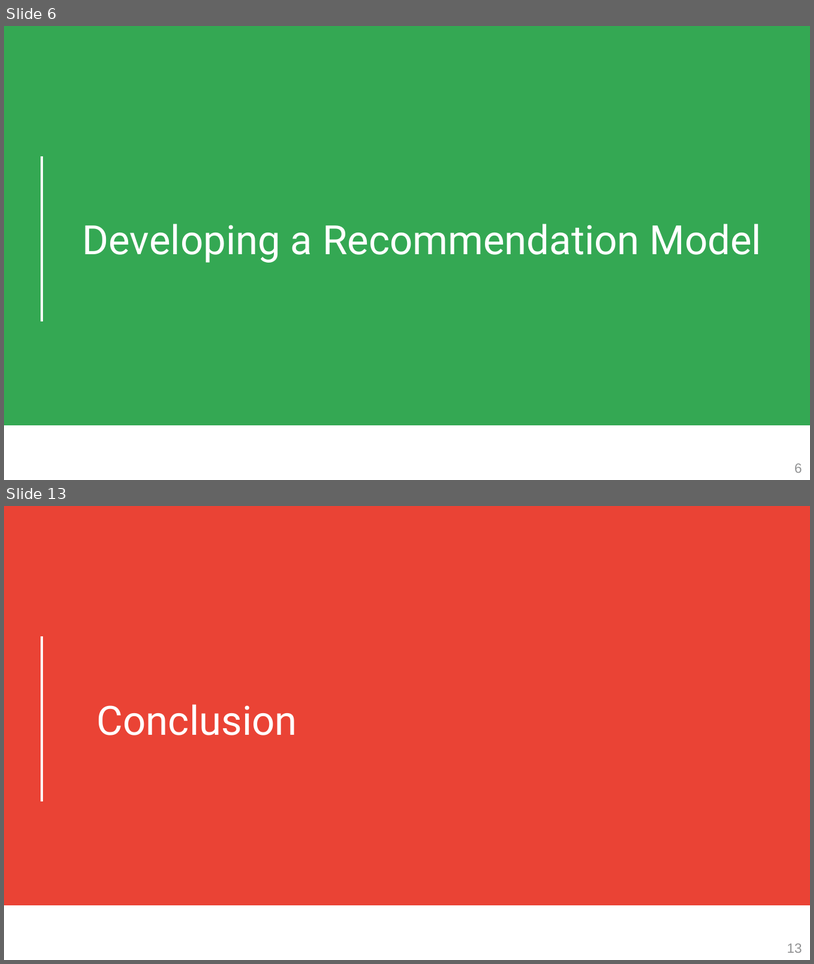
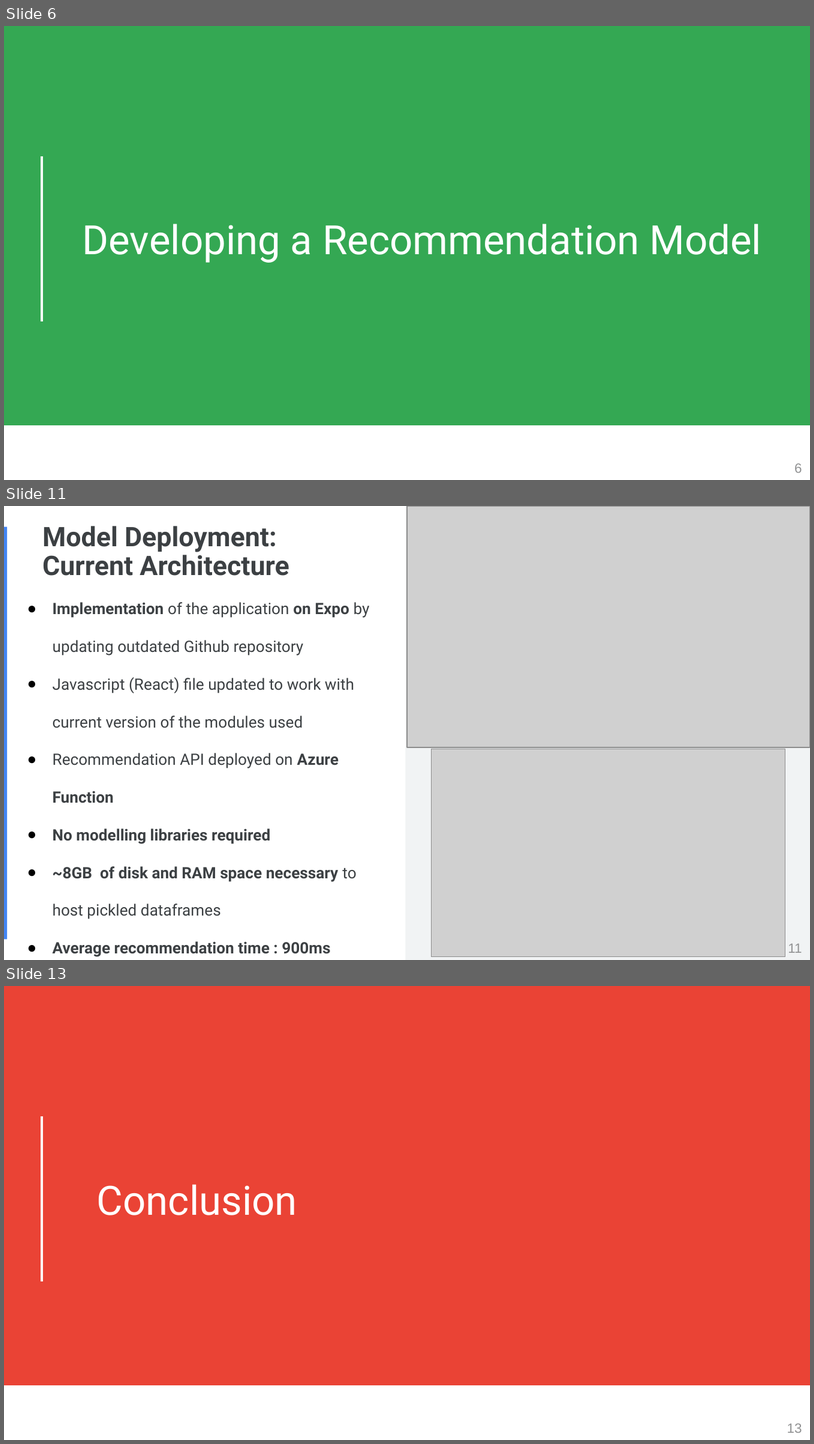
Before and after one commit to octave-ati/Designing-a-Recommendation-Model, a slide deck: P9_03_Presentation.pptx. Shown one above the other, each under a label of ours: slides 6 and 13 before the commit, slides 6, 11 and 13 after it; the slides between them are not shown. The pictures are 814x964 and 814x1444 pixels, drawn with LibreOffice and Linux fonts; fonts in the diff are those of the drawing; grey boxes stand for pictures. Boxes give left, top, right and bottom in pixels: in the first picture for what was removed or moved away, otherwise in the second. Text is boxed around its words. In the diff, an @@ line names an element or a change of style, - is before the commit and + after.

```diff
--- a/P9_03_Presentation.pptx
+++ b/P9_03_Presentation.pptx
@@ slide 11 added at box(4, 506, 810, 960), background #FFFFFF @@
@@ rectangle added at box(405, 506, 810, 959), fill #F1F3F4 @@
@@ picture added at box(407, 506, 810, 747) @@
@@ rectangle added at box(4, 527, 7, 939), fill #4285F4 @@
@@ title added at box(42, 526, 289, 576), 24 pt, text #3C4043, bold @@
+Model Deployment:
+Current Architecture
@@ text added at box(53, 602, 370, 919), 14 pt, text #3C4043 @@
+● Implementation of the application on Expo by updating outdated Github repository
+● Javascript (React) file updated to work with current version of the modules used
+● Recommendation API deployed on Azure Function
+● No modelling libraries required
+● ~8GB of disk and RAM space necessary to host pickled dataframes
+● Average recommendation time : 900ms
@@ picture added at box(431, 749, 785, 957) @@
@@ page number added at box(788, 943, 802, 952), 12 pt, text #929394 @@
+11
```
Also in this commit, not shown: 3 slides changed, 4 other slides added, 5 slides removed, 2 other files.
